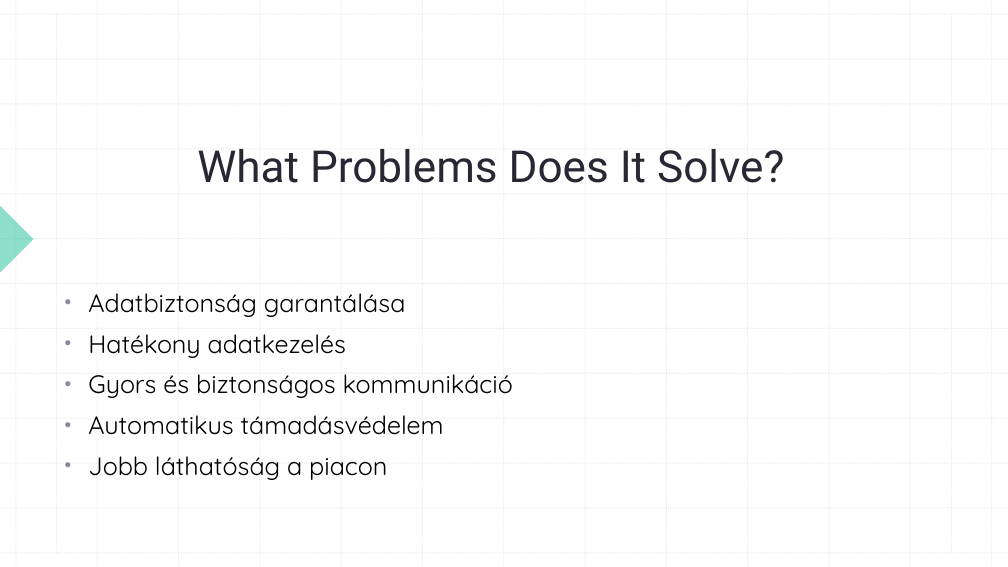
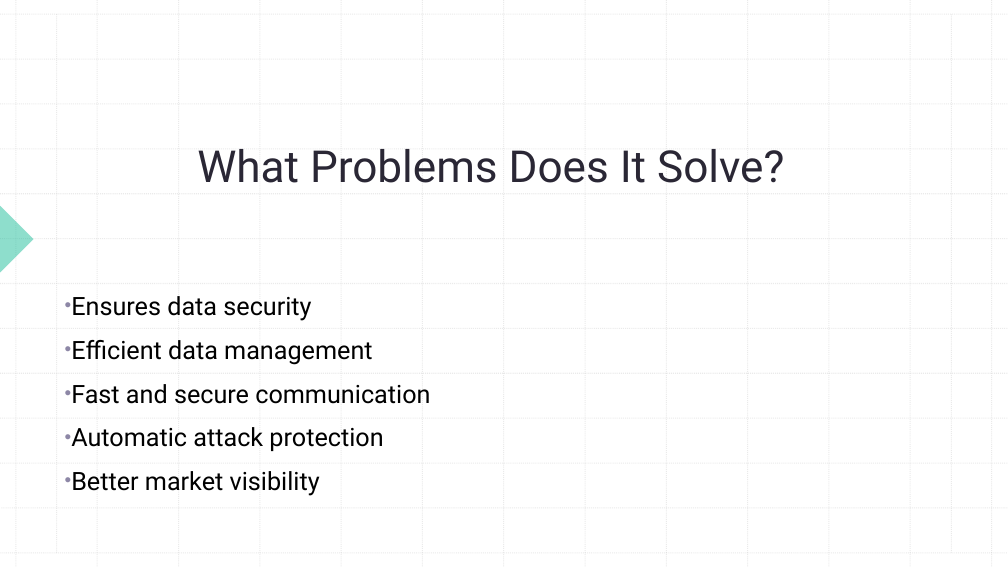
Before and after one commit to szalaimark2005/CureNet, a slide deck: slide 3 of probavizsga.angol.pptx. Drawn at 1008x567 pixels with LibreOffice and Linux fonts; fonts in the diff are those of the drawing. Boxes give left, top, right and bottom in pixels: in the first picture for what was removed or moved away, otherwise in the second. Text is boxed around its words. In the diff, an @@ line names an element or a change of style, - is before the commit and + after.

```diff
--- a/probavizsga.angol.pptx
+++ b/probavizsga.angol.pptx
@@ subtitle at [71,296,430,496]: text changed; font Quicksand to Roboto @@
-• Adatbiztonság garantálása
-• Hatékony adatkezelés
-• Gyors és biztonságos kommunikáció
-• Automatikus támadásvédelem
-• Jobb láthatóság a piacon
+• Ensures data security
+• Efficient data management
+• Fast and secure communication
+• Automatic attack protection
+• Better market visibility
```
Also in this commit, not shown: 6 other slides changed, 1 slide added, 1 slide removed.
